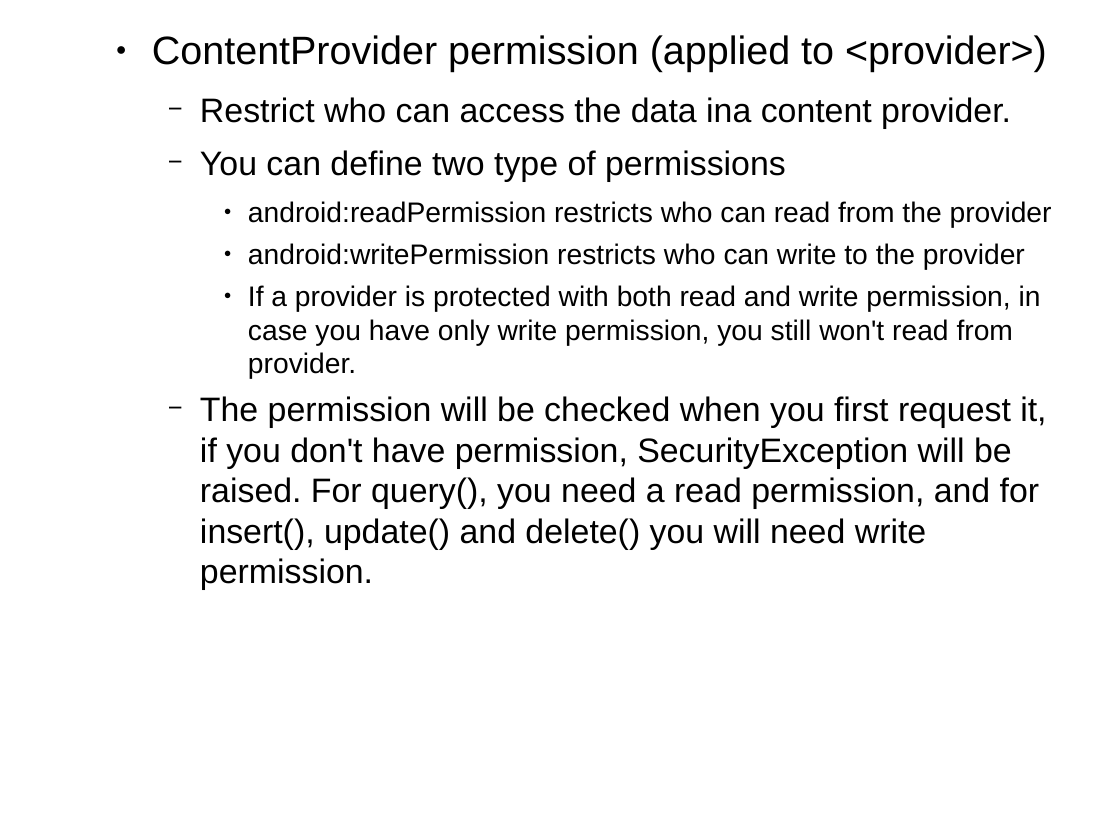
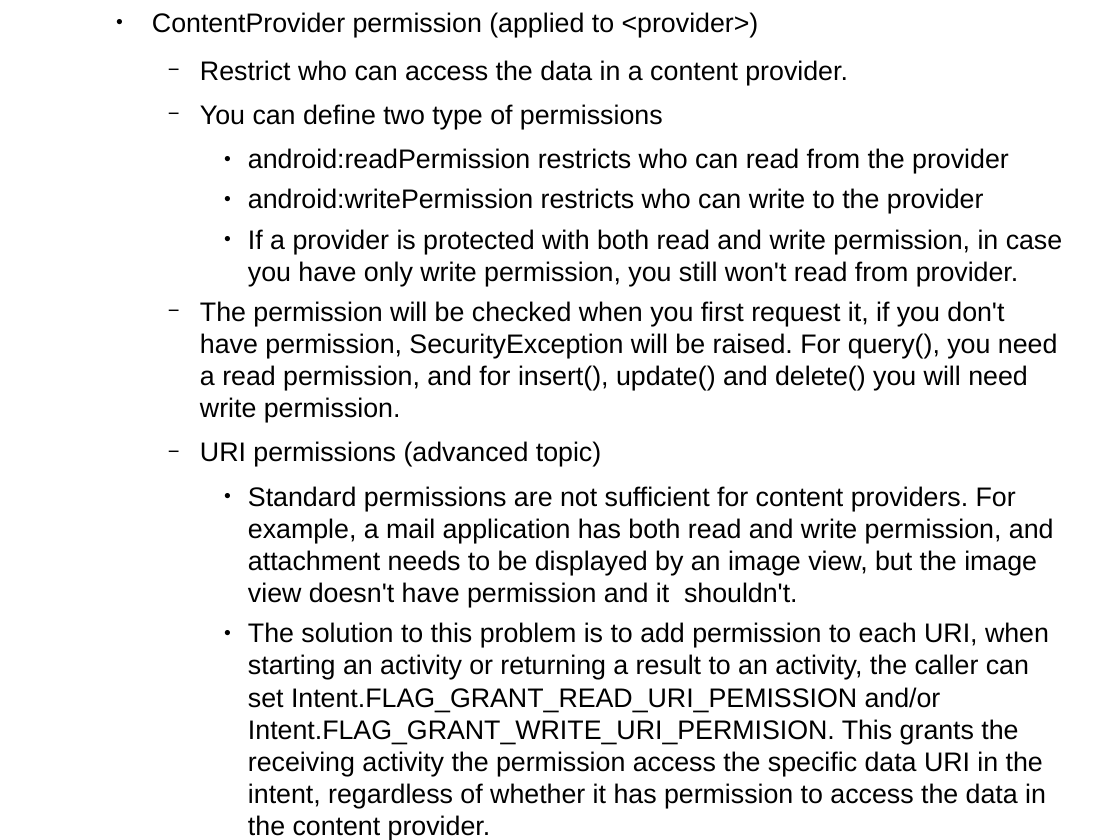
Before and after one commit to thegreatdao/testa, a slide deck: slide 72 of assets/android2.odp. Drawn at 1120x840 pixels with LibreOffice and Linux fonts; fonts in the diff are those of the drawing. Boxes give left, top, right and bottom in pixels: in the first picture for what was removed or moved away, otherwise in the second. Text is boxed around its words. In the diff, an @@ line names an element or a change of style, - is before the commit and + after.

Commit message:
finished permissions but need to add examples

```diff
--- a/assets/android2.odp
+++ b/assets/android2.odp
@@ text "ContentProvider permission (applied to <provider>)": place and size @@
-text "ContentProvider permission (applied to <provider>)" at [152, 35, 1052, 590]
+text "ContentProvider permission (applied to <provider>)" at [152, 12, 1063, 808]
@@ text at [152, 12, 1063, 423]: size 28 to 19 pt in "ContentProvider permission (applied to <provider>)"; size 24 to 19 pt in "You can define two type of permissions", "The permission will be checked when you ..."; size 20 to 19 pt in "android:readPermission restricts who can read from the ...", "android:writePermission restricts who can write to the ...", "If a provider is protected with both ..." @@
@@ text at [200, 60, 848, 85]: text changed; size 24 to 19 pt @@
-    − Restrict who can access the data ina content provider.
+    − Restrict who can access the data in a content provider.
@@ text at [200, 441, 1054, 808]: paragraphs added @@
+    − URI permissions (advanced topic)
+      ● Standard permissions are not sufficient for content providers. For example, a mail application has both read and write permission, and attachment needs to be displayed by an image view, but the image view doesn't have permission and it shouldn't.
+      ● The solution to this problem is to add permission to each URI, when starting an activity or returning a result to an activity, the caller can set Intent.FLAG_GRANT_READ_URI_PEMISSION and/or Intent.FLAG_GRANT_WRITE_URI_PERMISION. This grants the receiving activity the permission access the specific data URI in the intent, regardless of whether it has permission to access the data in the content provider.
```
Also in this commit, not shown: 1 other slide changed, 1 other file.
